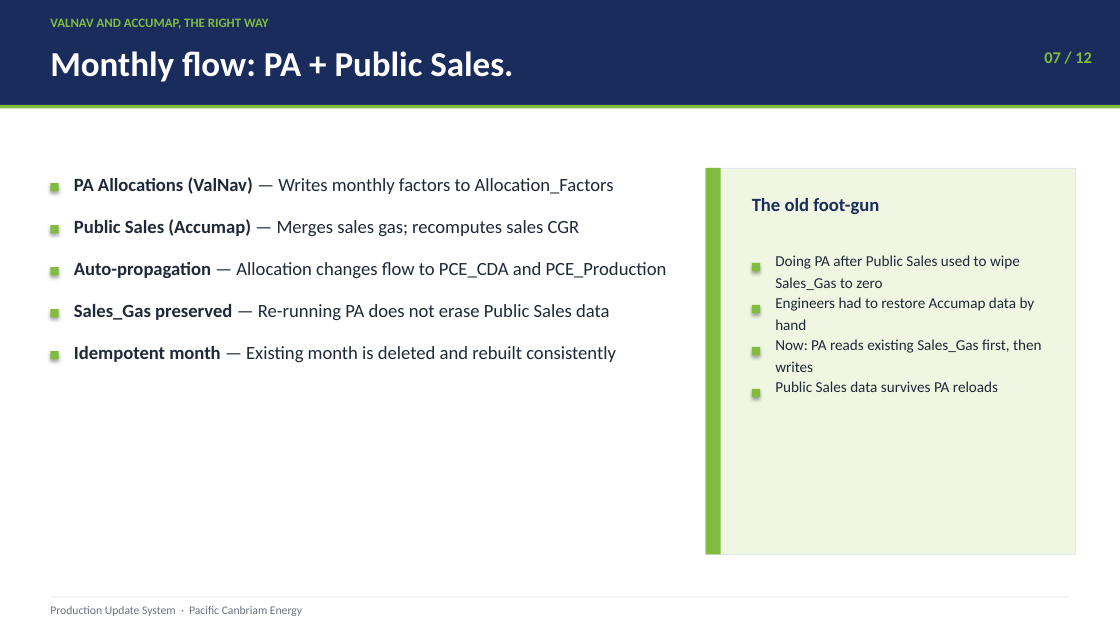
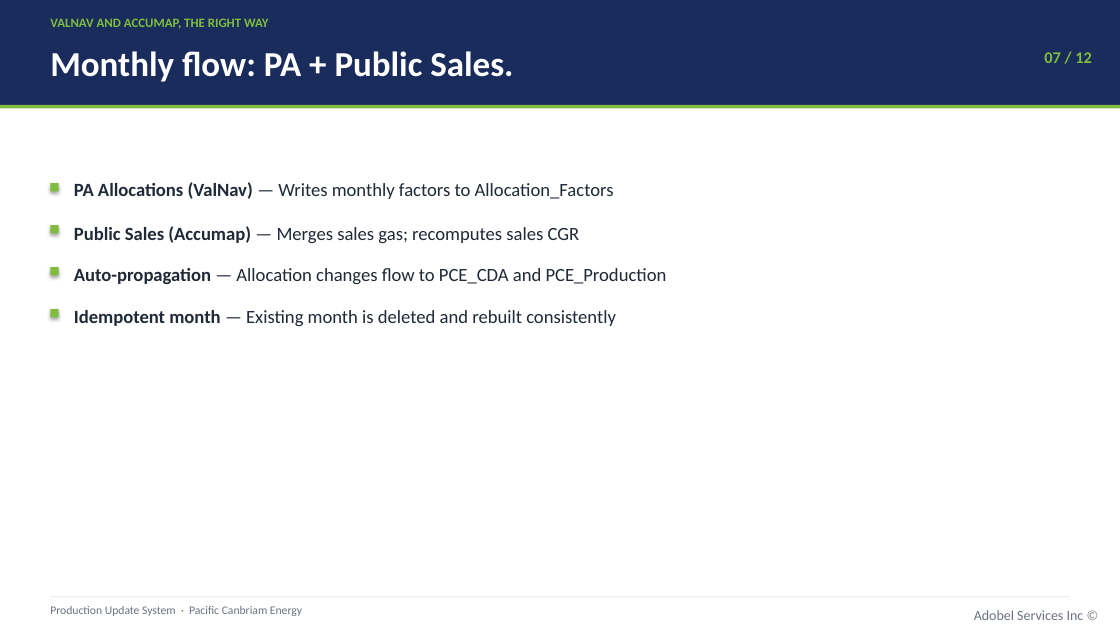
Before and after one commit to IfeanyiAyadiuno/ETL_Load, a slide deck: slide 7 of docs/Production_Update_Presentation.pptx. Drawn at 1120x630 pixels with LibreOffice and Linux fonts; fonts in the diff are those of the drawing. Boxes give left, top, right and bottom in pixels: in the first picture for what was removed or moved away, otherwise in the second. Text is boxed around its words. In the diff, an @@ line names an element or a change of style, - is before the commit and + after.

```diff
--- a/docs/Production_Update_Presentation.pptx
+++ b/docs/Production_Update_Presentation.pptx
@@ text "PA Allocations (ValNav) — Writes ...": place and size @@
-text "PA Allocations (ValNav) — Writes ..." at [74, 177, 614, 194]
+text "PA Allocations (ValNav) — Writes ..." at [74, 182, 614, 199]
@@ rectangle removed at [706, 168, 1075, 555] @@
@@ rectangle removed at [706, 168, 721, 555] @@
@@ text removed at [752, 198, 879, 214] @@
-The old foot-gun
@@ text "Public Sales (Accumap) — Merges ...": place and size @@
-text "Public Sales (Accumap) — Merges ..." at [74, 219, 580, 236]
+text "Public Sales (Accumap) — Merges ..." at [74, 226, 580, 243]
@@ text "Auto-propagation — Allocation changes flow ...": place and size @@
-text "Auto-propagation — Allocation changes flow ..." at [74, 262, 667, 278]
+text "Auto-propagation — Allocation changes flow ..." at [74, 268, 667, 284]
@@ rectangle removed at [752, 263, 760, 271] @@
@@ text removed at [775, 255, 1020, 290] @@
-Doing PA after Public Sales used to wipe Sales_Gas to zero
@@ text removed at [775, 297, 1035, 330] @@
-Engineers had to restore Accumap data by hand
@@ text "Idempotent month — Existing month ...": place and size @@
-text "Idempotent month — Existing month ..." at [74, 346, 616, 362]
+text "Idempotent month — Existing month ..." at [74, 310, 616, 326]
@@ text removed at [74, 304, 609, 320] @@
-Sales_Gas preserved — Re-running PA does not erase Public Sales data
@@ rectangle removed at [752, 305, 760, 313] @@
@@ rectangle removed at [50, 351, 59, 360] @@
@@ rectangle removed at [752, 347, 760, 355] @@
@@ text removed at [775, 339, 1042, 372] @@
-Now: PA reads existing Sales_Gas first, then writes
@@ rectangle removed at [752, 389, 760, 397] @@
@@ text removed at [775, 381, 998, 392] @@
-Public Sales data survives PA reloads
@@ text added at [974, 610, 1084, 620], 12 pt, text #6B7280 @@
+Adobel Services Inc ©
```
Also in this commit, not shown: 10 other slides changed, 1 slide added, 1 slide removed, 3 other files.
